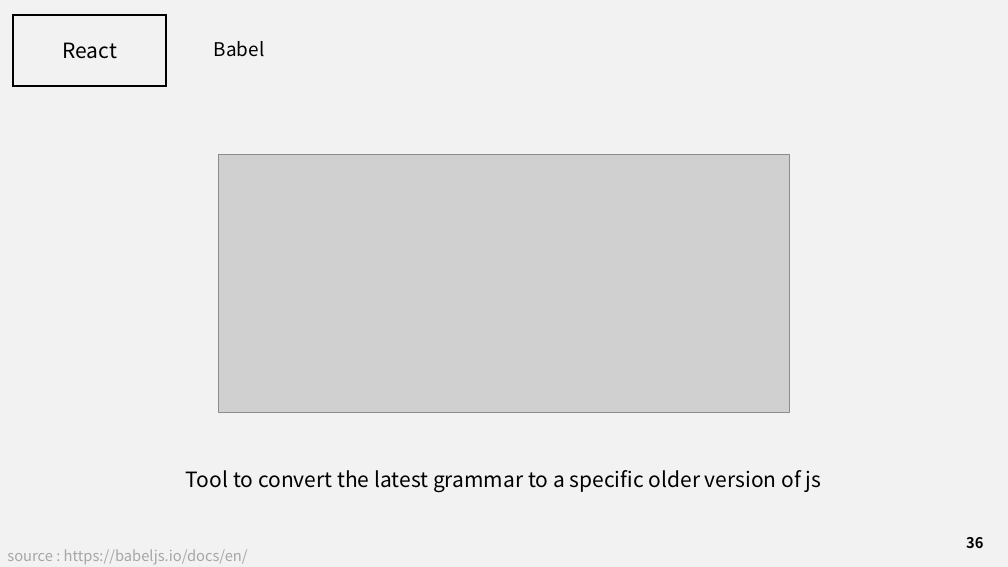
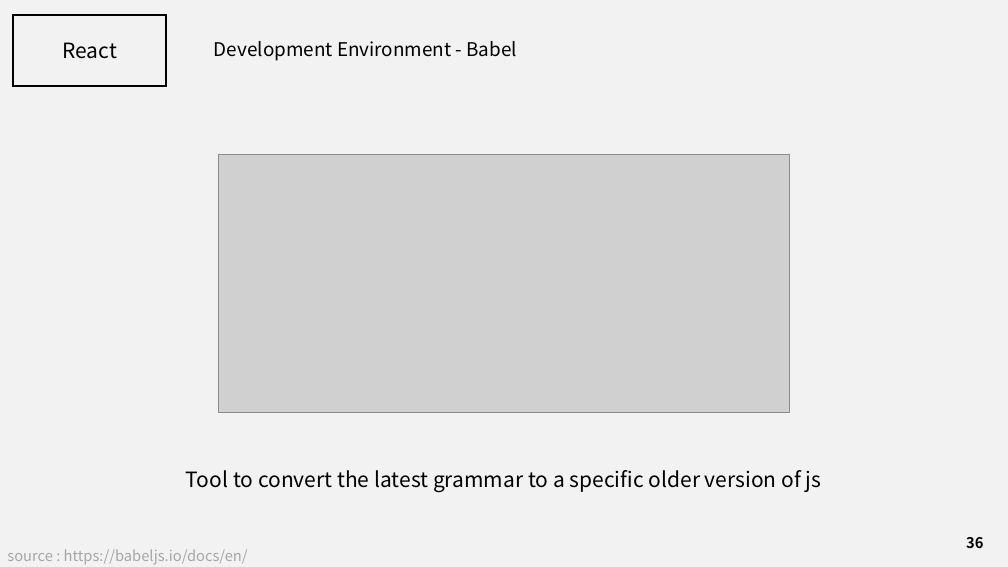
Before and after one commit to J3SUNG/Seminar, a slide deck: slide 36 of 210207_React.pptx. Drawn at 1008x567 pixels with LibreOffice and Linux fonts; fonts in the diff are those of the drawing; grey boxes stand for pictures. Boxes give left, top, right and bottom in pixels: in the first picture for what was removed or moved away, otherwise in the second. Text is boxed around its words. In the diff, an @@ line names an element or a change of style, - is before the commit and + after.

```diff
--- a/210207_React.pptx
+++ b/210207_React.pptx
@@ text at (214, 41, 517, 61): text changed @@
-Babel
+Development Environment - Babel
```
Also in this commit, not shown: 4 other slides changed, 1 other file.
